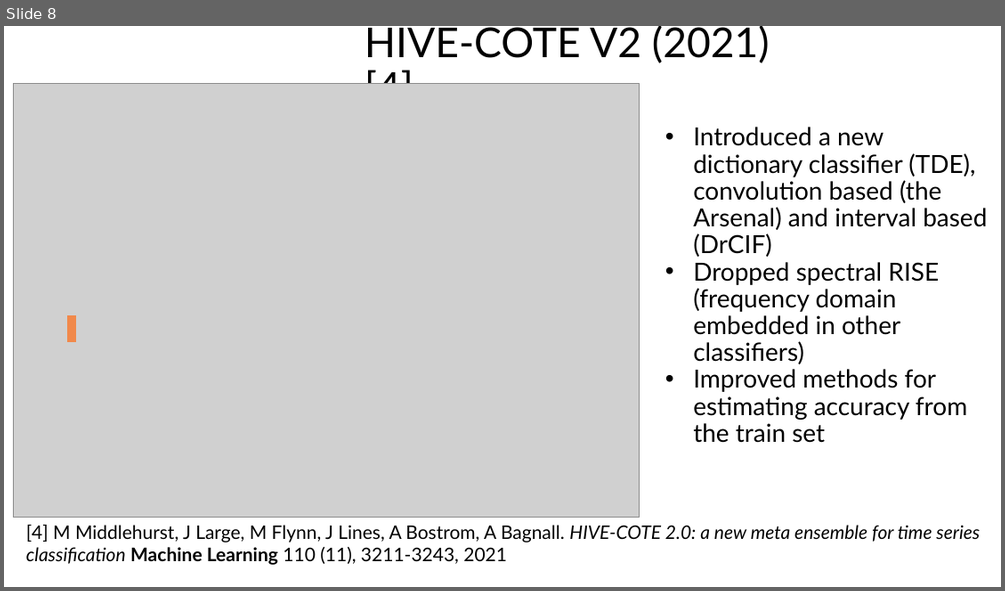
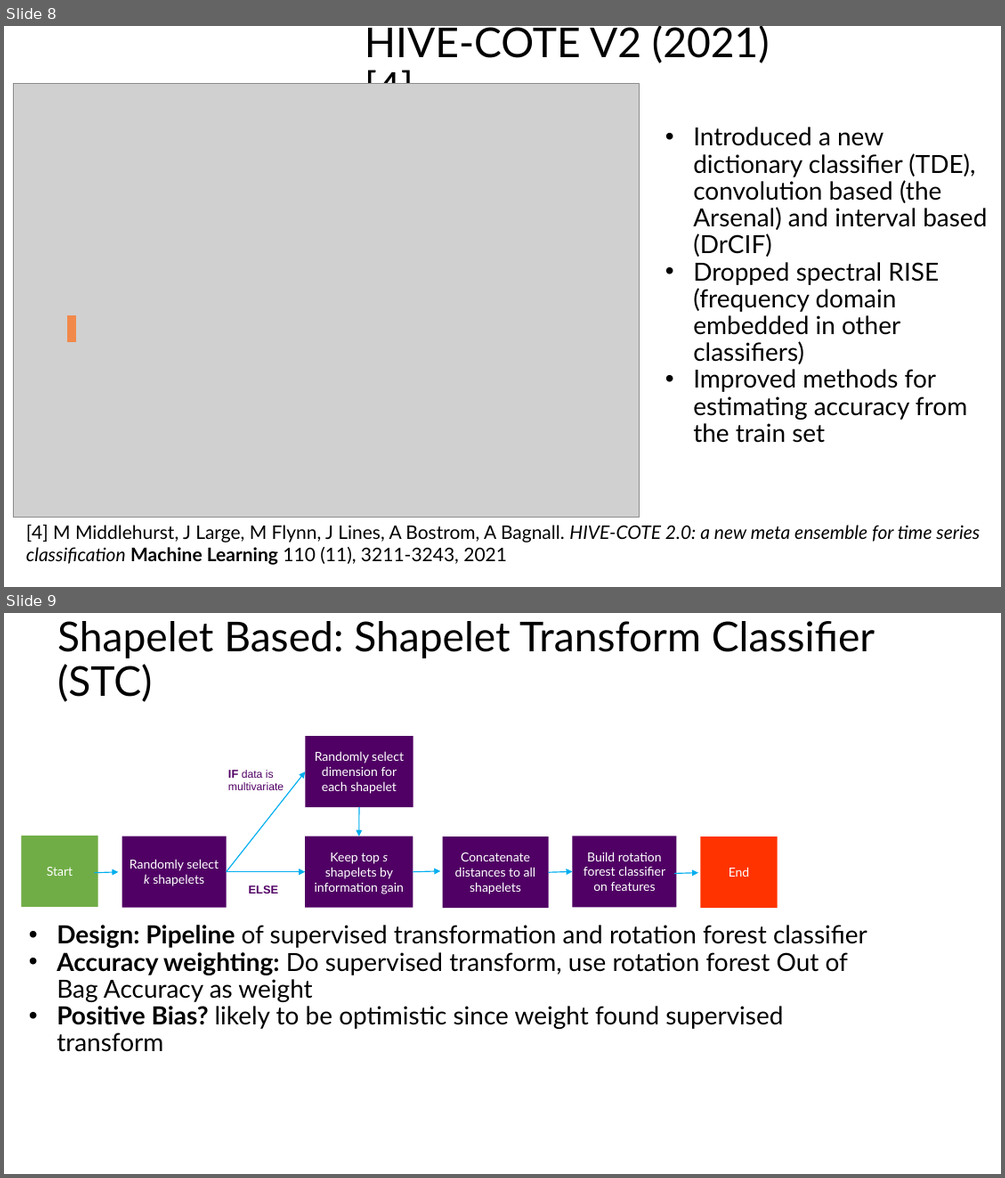
Before and after one commit to aeon-toolkit/aeon-tutorials, a slide deck: KDD-2024/Slides/part9_hybrids.pptx. Shown one above the other, each under a label of ours: slide 8 before the commit, slides 8 and 9 after it. The pictures are 1005x591 and 1005x1178 pixels, drawn with LibreOffice and Linux fonts; fonts in the diff are those of the drawing; grey boxes stand for pictures. Boxes give left, top, right and bottom in pixels: in the first picture for what was removed or moved away, otherwise in the second. Text is boxed around its words. In the diff, an @@ line names an element or a change of style, - is before the commit and + after.

Commit message:
shapelets etc

```diff
--- a/KDD-2024/Slides/part9_hybrids.pptx
+++ b/KDD-2024/Slides/part9_hybrids.pptx
@@ slide 9 added at [4,613,1001,1174], background #FFFFFF @@
@@ title added at [57,621,874,702], 39.6 pt, text #000000 @@
+Shapelet Based: Shapelet Transform Classifier (STC)
@@ group added at [21,736,777,908]: 5 rectangles, 3 arrows, 2 texts @@
+Randomly select k shapelets
+Keep top s shapelets by information gain
+Randomly select dimension for each shapelet
+IF data is multivariate
+ELSE
+Start
+End
@@ rectangle added at [442,836,549,908], fill #500064, 12 pt, text #FFFFFF @@
+Concatenate distances to all shapelets
@@ rectangle added at [573,835,676,907], fill #500064, 12 pt, text #FFFFFF @@
+Build rotation forest classifier on features
@@ arrow added from (95, 873) to (119, 872), #00AEEF 1 pt @@
@@ arrow added from (413, 872) to (441, 871), #00AEEF 1 pt @@
@@ arrow added from (549, 873) to (573, 872), #00AEEF 1 pt @@
@@ arrow added from (675, 873) to (699, 873), #00AEEF 1 pt @@
@@ text added at [57,925,867,1052], 24 pt, text #000000 @@
+• Design: Pipeline of supervised transformation and rotation forest classifier
+• Accuracy weighting: Do supervised transform, use rotation forest Out of Bag Accuracy as weight
+• Positive Bias? likely to be optimistic since weight found supervised transform
```
Also in this commit, not shown: 3 slides changed, 4 other slides added, 4 slides removed, 2 other files.
